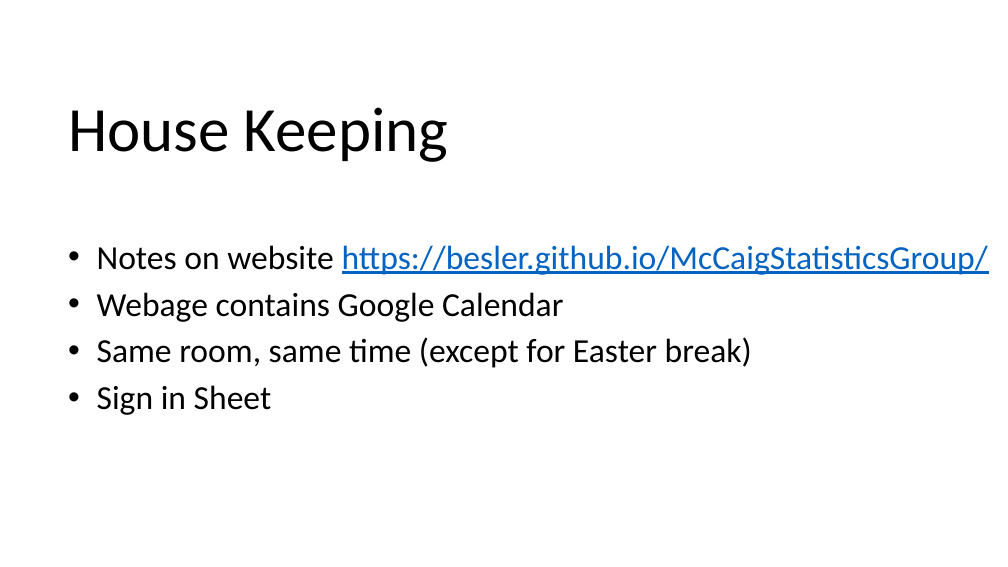
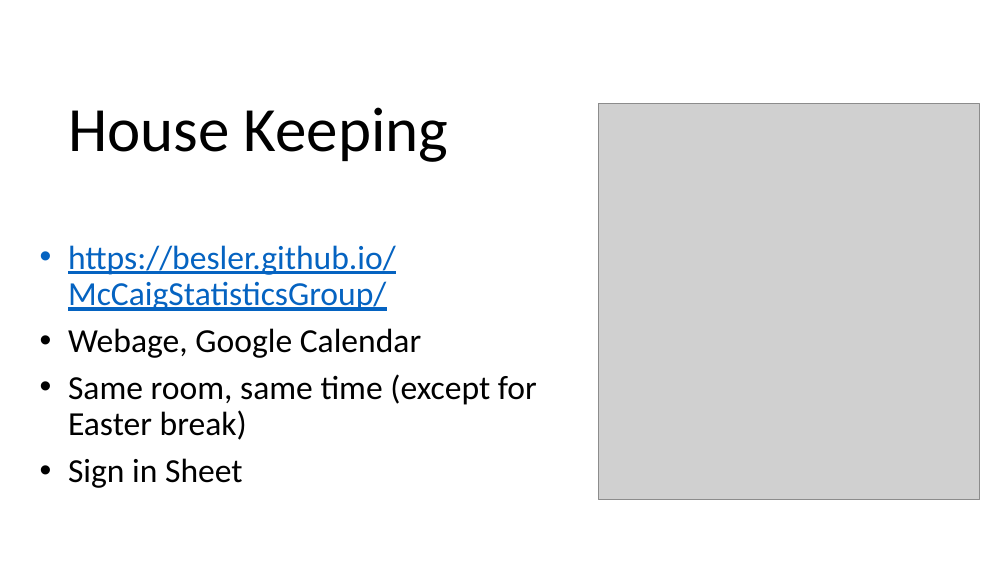
Before and after one commit to Besler/McCaigStatisticsGroup, a slide deck: slide 1 of 01-Statistics_Inference_Sampling/1-statistics-inference-sampling.pptx. Drawn at 1008x567 pixels with LibreOffice and Linux fonts; fonts in the diff are those of the drawing; grey boxes stand for pictures. Boxes give left, top, right and bottom in pixels: in the first picture for what was removed or moved away, otherwise in the second. Text is boxed around its words. In the diff, an @@ line names an element or a change of style, - is before the commit and + after.

Commit message:
Lecture 1: Updated ppt

```diff
--- a/01-Statistics_Inference_Sampling/1-statistics-inference-sampling.pptx
+++ b/01-Statistics_Inference_Sampling/1-statistics-inference-sampling.pptx
@@ picture added at (599,104,980,500) @@
@@ subtitle "https://besler.github.io/McCaigStatisticsGroup/": place and size @@
-subtitle "https://besler.github.io/McCaigStatisticsGroup/" at (97,245,988,415)
+subtitle "https://besler.github.io/McCaigStatisticsGroup/" at (68,245,537,488)
@@ subtitle at (68,245,421,358): text changed @@
-• Notes on website https://besler.github.io/McCaigStatisticsGroup/
-• Webage contains Google Calendar
+• https://besler.github.io/McCaigStatisticsGroup/
+• Webage, Google Calendar
```
Also in this commit, not shown: 2 other slides changed, 1 slide added, 1 slide removed.
